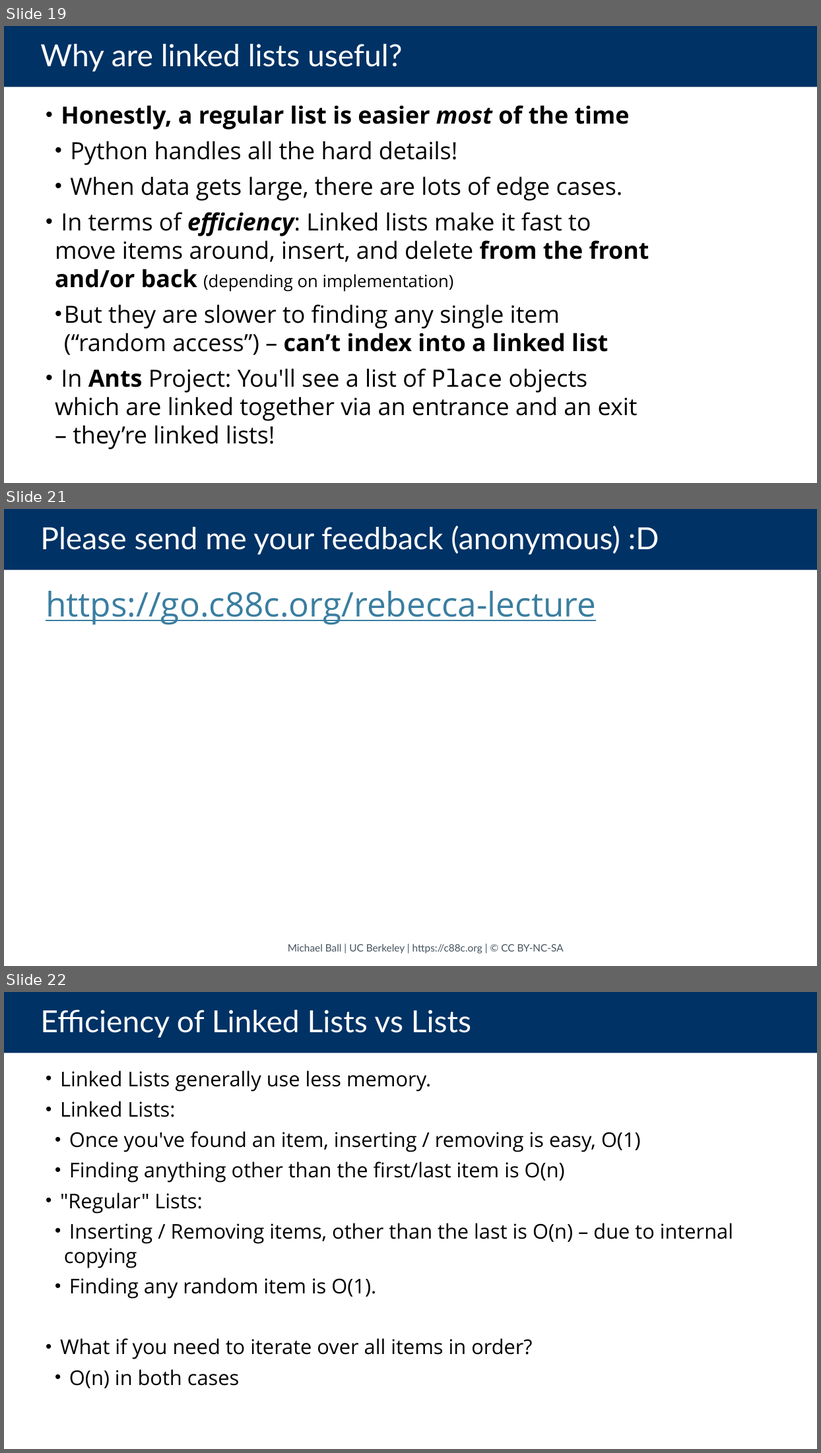
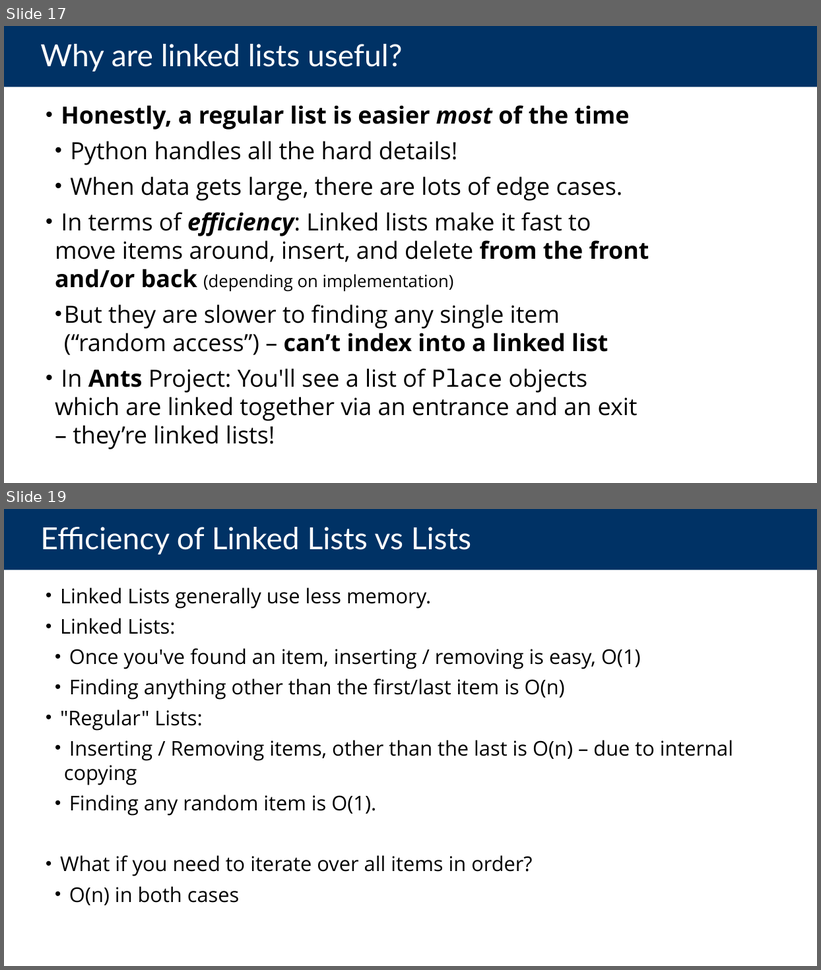
Before and after one commit to cs88-website/su24, a slide deck: assets/slides/su24/17-Linked_Lists.pptx. Shown one above the other, each under a label of ours: slides 19, 21 and 22 before the commit, slides 17 and 19 after it; the slides between them are not shown. The pictures are 821x1453 and 821x970 pixels, drawn with LibreOffice and Linux fonts; fonts in the diff are those of the drawing. Boxes give left, top, right and bottom in pixels: in the first picture for what was removed or moved away, otherwise in the second. Text is boxed around its words. In the diff, an @@ line names an element or a change of style, - is before the commit and + after.

```diff
--- a/assets/slides/su24/17-Linked_Lists.pptx
+++ b/assets/slides/su24/17-Linked_Lists.pptx
@@ slide 21 removed at (4, 509, 817, 966), background #FFFFFF @@
@@ title removed at (4, 509, 817, 570) @@
-Please send me your feedback (anonymous) :D
@@ text removed at (46, 591, 596, 625) @@
-https://go.c88c.org/rebecca-lecture
@@ text removed at (288, 944, 564, 954) @@
-Michael Ball | UC Berkeley | https://c88c.org | © CC BY-NC-SA
@@ what was slide 19 is now slide 17 @@
@@ what was slide 22 is now slide 19 @@
```
Also in this commit, not shown: 2 slides changed, 1 slide added, 3 other slides removed, 5 other files.
